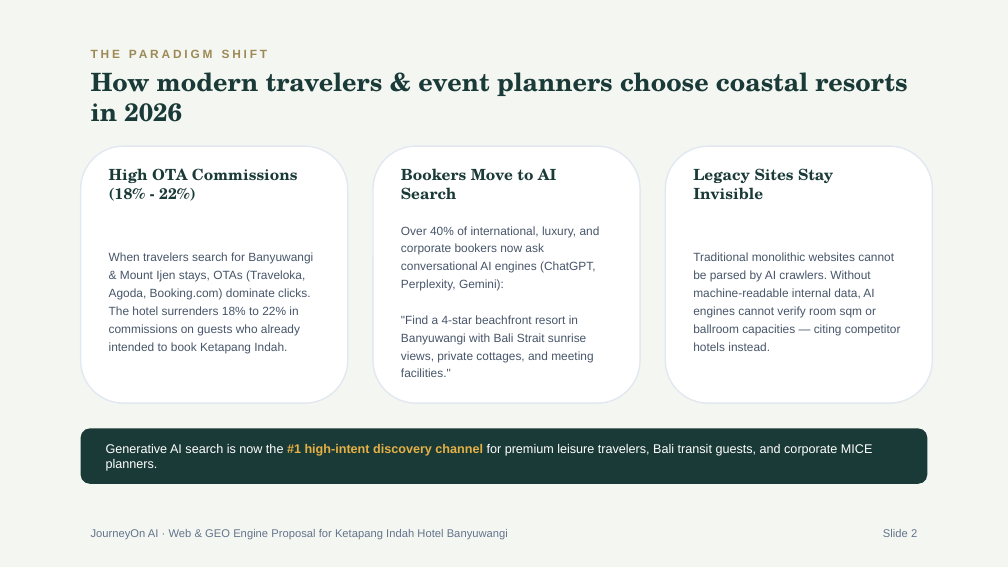
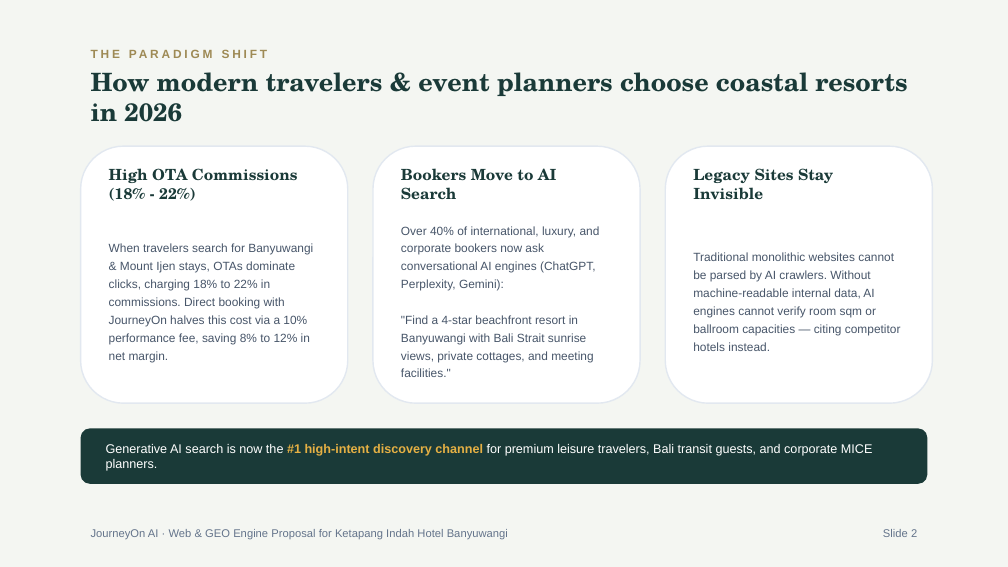
Before and after one commit to arbuuuud/ketapangweb, a slide deck: slide 2 of PITCH_DECK_KETAPANG_INDAH_GEO.pptx. Drawn at 1008x567 pixels with LibreOffice and Linux fonts; fonts in the diff are those of the drawing. Boxes give left, top, right and bottom in pixels: in the first picture for what was removed or moved away, otherwise in the second. Text is boxed around its words. In the diff, an @@ line names an element or a change of style, - is before the commit and + after.

Commit message:
fix(deck-and-audit): align commercial model to JourneyOn 10% commission vs OTA 18-22%

```diff
--- a/PITCH_DECK_KETAPANG_INDAH_GEO.pptx
+++ b/PITCH_DECK_KETAPANG_INDAH_GEO.pptx
@@ text at (109,243,313,362): text changed @@
-When travelers search for Banyuwangi & Mount Ijen stays, OTAs (Traveloka, Agoda, Booking.com) dominate clicks. The hotel surrenders 18% to 22% in commissions on guests who already intended to book Ketapang Indah.
+When travelers search for Banyuwangi & Mount Ijen stays, OTAs dominate clicks, charging 18% to 22% in commissions. Direct booking with JourneyOn halves this cost via a 10% performance fee, saving 8% to 12% in net margin.
```
Also in this commit, not shown: 2 other slides changed, 7 other files.
